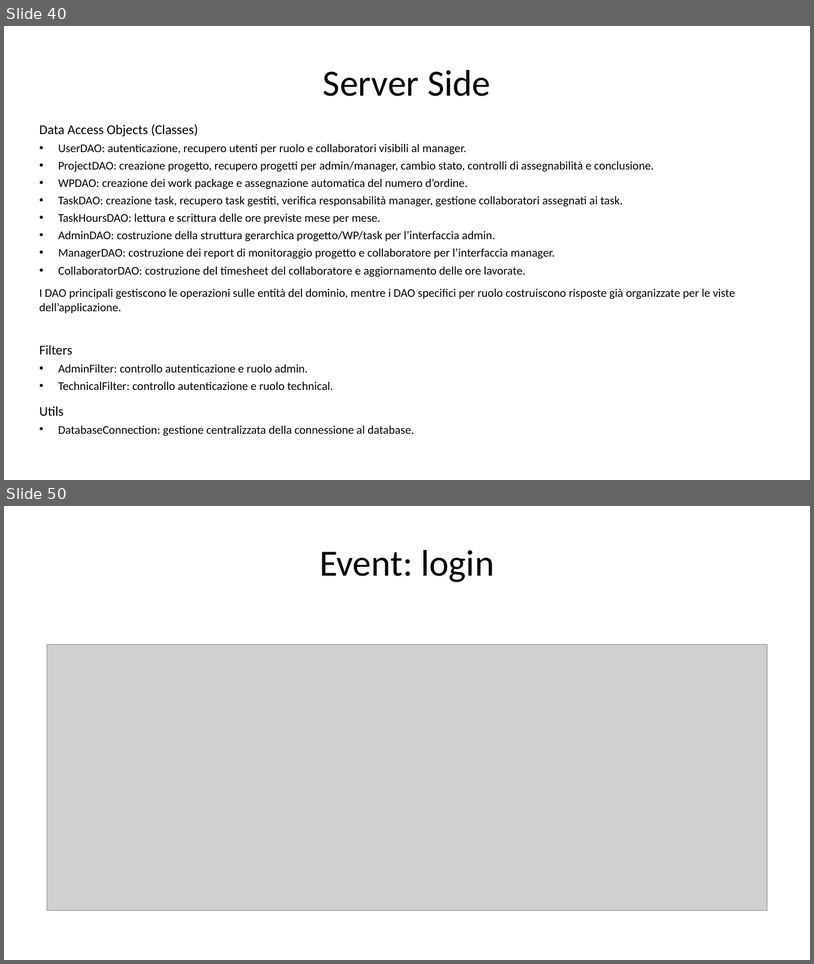
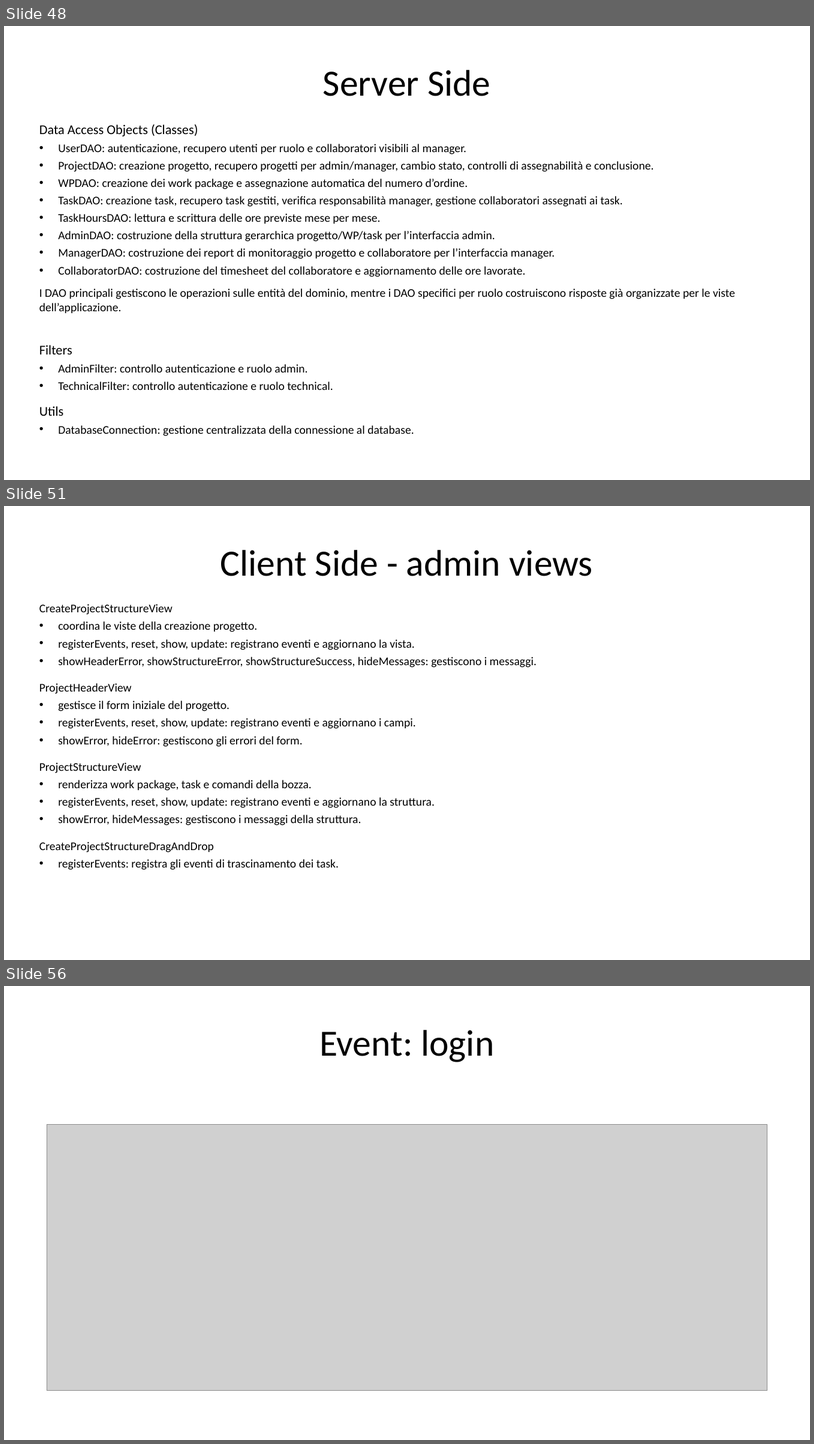
Before and after one commit to gilbertobrambilla/tiw-2026-html, a slide deck: docs/TIW_documentazione.pptx. Shown one above the other, each under a label of ours: slides 40 and 50 before the commit, slides 48, 51 and 56 after it; the slides between them are not shown. The pictures are 814x964 and 814x1444 pixels, drawn with LibreOffice and Linux fonts; fonts in the diff are those of the drawing; grey boxes stand for pictures. Boxes give left, top, right and bottom in pixels: in the first picture for what was removed or moved away, otherwise in the second. Text is boxed around its words. In the diff, an @@ line names an element or a change of style, - is before the commit and + after.

```diff
--- a/docs/TIW_documentazione.pptx
+++ b/docs/TIW_documentazione.pptx
@@ slide 51 added at (4, 506, 810, 960), background #FFFFFF @@
@@ text added at (221, 550, 593, 576), 44 pt, text #000000 @@
+Client Side - admin views
@@ text added at (39, 604, 537, 870), 14 pt, text #000000 @@
+CreateProjectStructureView
+• coordina le viste della creazione progetto.
+• registerEvents, reset, show, update: registrano eventi e aggiornano la vista.
+• showHeaderError, showStructureError, showStructureSuccess, hideMessages: gestiscono i messaggi.
+ProjectHeaderView
+• gestisce il form iniziale del progetto.
+• registerEvents, reset, show, update: registrano eventi e aggiornano i campi.
+• showError, hideError: gestiscono gli errori del form.
+ProjectStructureView
+• renderizza work package, task e comandi della bozza.
+• registerEvents, reset, show, update: registrano eventi e aggiornano la struttura.
+• showError, hideMessages: gestiscono i messaggi della struttura.
+CreateProjectStructureDragAndDrop
+• registerEvents: registra gli eventi di trascinamento dei task.
@@ what was slide 40 is now slide 48 @@
@@ what was slide 50 is now slide 56 @@
```
Also in this commit, not shown: 5 slides changed, 8 other slides added, 3 slides removed.
